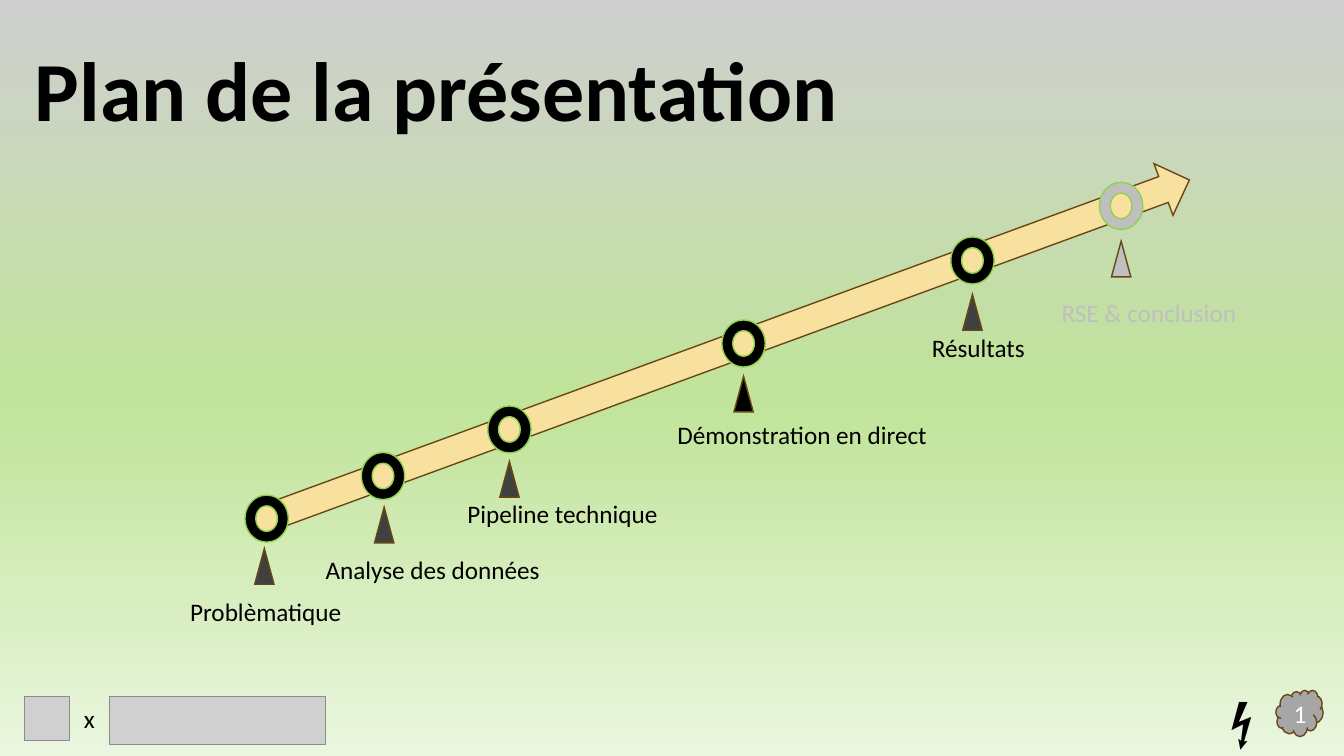
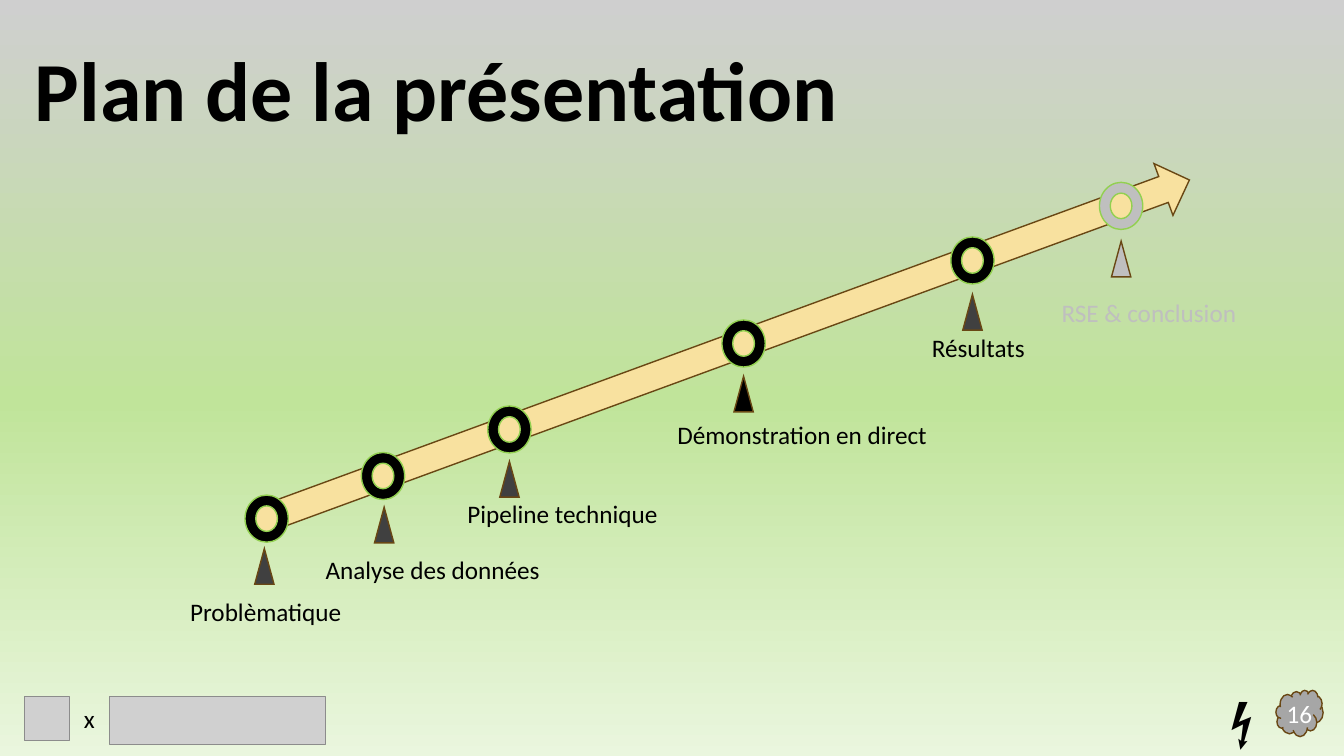
Before and after one commit to Mehdi-kbz/AllClear, a slide deck: slide 17 of Presentation.pptx. Drawn at 1344x756 pixels with LibreOffice and Linux fonts; fonts in the diff are those of the drawing; grey boxes stand for pictures. Boxes give left, top, right and bottom in pixels: in the first picture for what was removed or moved away, otherwise in the second. Text is boxed around its words. In the diff, an @@ line names an element or a change of style, - is before the commit and + after.

```diff
--- a/Presentation.pptx
+++ b/Presentation.pptx
@@ text at <box>1287,706,1313,729</box>: text changed @@
-1
+16
```
Also in this commit, not shown: 20 other slides changed.
